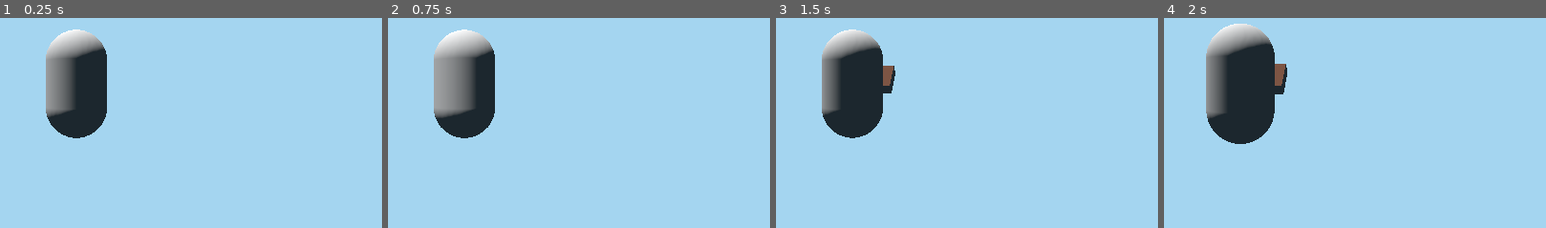
Above: before the commit, frames 1-4 (left to right).
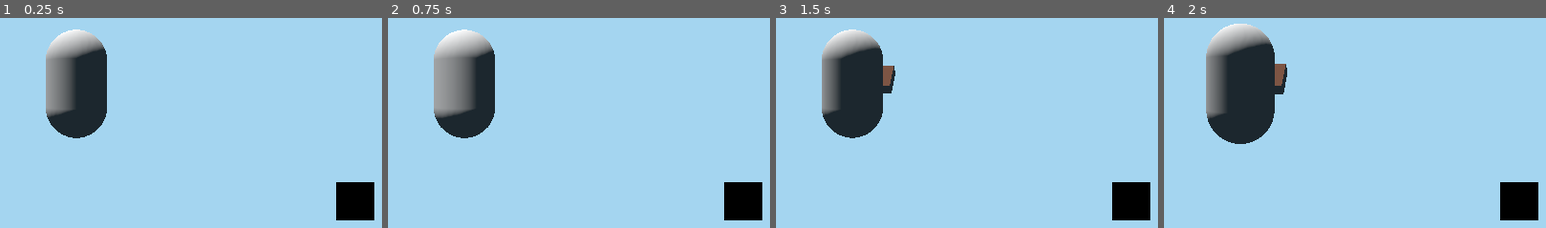
Above: after the commit, the same moments.

Repository: MilanFIN/Prototype-world
Game: Godot game, scene res://Game.tscn
The game is run twice, just before and just after one commit, with the same random seed, the same clock (stepped at 60 frames per second) and the same inputs.
Inputs (mouse positions are % of the whole screen's width and height, from its top left):
- Up to frame 1 (0.25 s): no input
- Up to frame 2 (0.75 s): tap Enter at 0.5 s; move the mouse to (55, 49) at 0.52 s; hold W (forward) from 0.53 s (still down); right-click (55, 49) at 0.6 s
- Up to frame 3 (1.5 s): keep holding W (forward); tap Space (jump) at 0.77, 1.25 s; click (55, 49) at 0.8 s; move the mouse to (45, 49) at 1.27 s; click (45, 49) at 1.35 s
- Up to frame 4 (2 s): keep holding W (forward); tap Space (jump) at 1.52 s; tap Mouse wheel up (in) at 1.55 s
The pictures show only the part of the screen within x 40-90%, y 33-83%; the shares and areas given below are measured in that part.

The runs differ from the first frame. In frame 1, 1.8% of the frame differs, in the area x 88-98%, y 78-97%; in frame 2, 1.8%; in frame 3, 1.8%; in frame 4, 1.8%.

Commit message:
slowly fixing issues with materials and particles

Diff:
--- /dev/null
+++ b/Assets/Objects/Tree.tscn
@@ -0,0 +1,11 @@
+[gd_scene load_steps=2 format=2]
+
+[ext_resource path="res://Scripts/StaticObject.gd" type="Script" id=1]
+
+[node name="Tree" type="StaticBody" groups=[
+"Resource",
+]]
+script = ExtResource( 1 )
+
+[node name="SetRay" type="RayCast" parent="."]
+cast_to = Vector3( 0, -1000, 0 )
--- /dev/null
+++ b/Assets/Particles/TreeParticle.tscn
@@ -0,0 +1,25 @@
+[gd_scene load_steps=3 format=2]
+
+[sub_resource type="SpatialMaterial" id=1]
+params_billboard_mode = 3
+particles_anim_h_frames = 1
+particles_anim_v_frames = 1
+particles_anim_loop = false
+albedo_color = Color( 0.192157, 0.678431, 0, 1 )
+
+[sub_resource type="QuadMesh" id=2]
+material = SubResource( 1 )
+size = Vector2( 0.5, 0.5 )
+
+[node name="TreeParticle" type="CPUParticles"]
+emitting = false
+lifetime = 0.8
+one_shot = true
+explosiveness = 0.8
+randomness = 0.3
+mesh = SubResource( 2 )
+direction = Vector3( 0, 0, 0 )
+spread = 180.0
+gravity = Vector3( 0, -5, 0 )
+initial_velocity = 7.0
+color = Color( 0, 0, 0, 1 )
--- a/Game.tscn
+++ b/Game.tscn
@@ -6,6 +6,7 @@
 [ext_resource path="res://Assets/Terrain/Animals.tscn" type="PackedScene" id=4]
 [ext_resource path="res://Hud/joy.png" type="Texture" id=5]
 [ext_resource path="res://Hud/base.png" type="Texture" id=6]
+[ext_resource path="res://Assets/Particles/TreeParticle.tscn" type="PackedScene" id=7]
 
 [node name="Game" type="Node"]
 script = ExtResource( 3 )
@@ -29,3 +30,10 @@
 [node name="Stick" type="Sprite" parent="Hud"]
 position = Vector2( 120, 600 )
 texture = ExtResource( 5 )
+
+[node name="Attack" type="TouchScreenButton" parent="Hud"]
+position = Vector2( 1075, 525 )
+normal = ExtResource( 5 )
+action = "Attack"
+
+[node name="TreeParticles" parent="." instance=ExtResource( 7 )]
--- a/Scripts/ObjectGenerator.gd
+++ b/Scripts/ObjectGenerator.gd
@@ -1,6 +1,6 @@
 extends Node
 
-var staticobj
+var tree = preload("res://Assets/Objects/Tree.tscn")
 
 #shaders
 var stoneShader# = preload("res://Shaders/stone.shader")
@@ -41,7 +41,7 @@
 
 func _init(values, objnode) -> void:
 
-	staticobj = load("res://Assets/Objects/StaticObject.tscn")
+	#staticobj = load("res://Assets/Objects/StaticObject.tscn")
 
 	stoneShader = load("res://Shaders/stone.shader")
 	woodShader = load("res://Shaders/wood.shader")
@@ -140,7 +140,7 @@
 
 
 		for objData in data:
-			continue
+
 			var x = objData[0]
 			var z = objData[1]
 			var type = objData[2]
@@ -151,7 +151,8 @@
 
 			if (not (coordinates in populations)):
 
-				var newObj = staticobj.instance()
+
+				var newObj = tree.instance()
 
 
 
@@ -164,7 +165,7 @@
 
 
 				for i in meshList:
-
+					"""
 					var meshInst = MeshInstance.new()
 					meshInst.mesh = i[0]
 
@@ -180,10 +181,12 @@
 					newObj.add_child(collisionPoly)
 
 					newObj.add_child(meshInst)
+					"""
+					newObj.addMesh(i[0], i[1])
 
 				newObj.initialized = true
 
-				#newObj.setType(type)
+				newObj.setType(type)
 
 				if (not (coordinates in populations)):
 					populations[coordinates] = [newObj]
--- a/Scripts/StaticObject.gd
+++ b/Scripts/StaticObject.gd
@@ -1,7 +1,8 @@
 extends StaticBody
 
-var material = preload("res://Materials/BloodSplatter.tres")
-var particle = preload("res://Assets/Particles/StaticObjParticles.tscn")
+#var material =
+var particle = load("res://Assets/Particles/TreeParticle.tscn")
+# preload("res://Assets/Particles/TreeParticle.tscn")
 
 #set to true, when the actual height of the object has been set
 var set = false
@@ -24,18 +25,42 @@
 	pass
 
 
+func setType(t):
+
+	type = t
+
+	if (type == "tree"):
+		particle = load("res://Assets/Particles/TreeParticle.tscn")
 
 
-func setType(t):
-	type = t
-
+	"""
 	for i in (get_children()):
 		if i is MeshInstance:
+			var particleInst = particle.instance()
+			particleInst.translation = i.mesh.get_aabb().position
+			add_child(particleInst)
+			pass
+	"""
 
-			#var particleInst = particle.instance()
-			#particleInst.translation = i.mesh.get_aabb().position
-			#add_child(particleInst)
-			pass
+func addMesh(mesh, material):
+	var meshInst = MeshInstance.new()
+	meshInst.mesh = mesh
+
+	meshInst.set_surface_material(0, material)
+
+	#old broken shite, should avoid
+	#meshInst.create_trimesh_collision()
+	#FIX is HERE, creating separate collisionpolys for each
+	#mesh and adding them to the root spatial node of staticobj
+	var collisionShape = mesh.create_trimesh_shape()
+	var collisionPoly = CollisionShape.new()
+	collisionPoly.shape = collisionShape
+	add_child(collisionPoly)
+	add_child(meshInst)
+
+	var particleInst = particle.instance()
+	particleInst.translation = mesh.get_aabb().position
+	add_child(particleInst)
 
 #atm only figures out where ground is and initializes the height to be ground
 #level
@@ -75,18 +100,6 @@
 		dead = true
 		#visible = false
 		deathTime = OS.get_ticks_msec()
-		#get_node("StaticObjParticles").emitting = true
-
-
-		#must set material
-		var color = Color(0.0, 0.0, 0.0)
-		if (type == "tree"):
-			color = Color(0.0, 0.8, 0.0)
-		elif (type == "rock"):
-			color = Color(0.3, 0.3, 0.3)
-
-
-		#material.albedo_color = color
 
 
 		for i in (get_children()):
@@ -95,9 +108,6 @@
 			if i is MeshInstance:
 				i.visible = false
 			if i is CPUParticles:
-
-				#i.material_override = material
-
 				i.emitting = true
 
 
--- a/project.godot
+++ b/project.godot
@@ -50,7 +50,7 @@
 }
 Attack={
 "deadzone": 0.5,
-"events": [ Object(InputEventMouseButton,"resource_local_to_ …(179 unchanged characters)… or2( 0, 0 ),"factor":1.0,"button_index":1,"pressed":false,"doubleclick":false,"script":null)
+"events": [ Object(InputEventMouseButton,"resource_local_to_ …(179 unchanged characters)… or2( 0, 0 ),"factor":1.0,"button_index":2,"pressed":false,"doubleclick":false,"script":null)
  ]
 }
 out={
Not shown: 1 places in Game.tscn that only renumber resources
